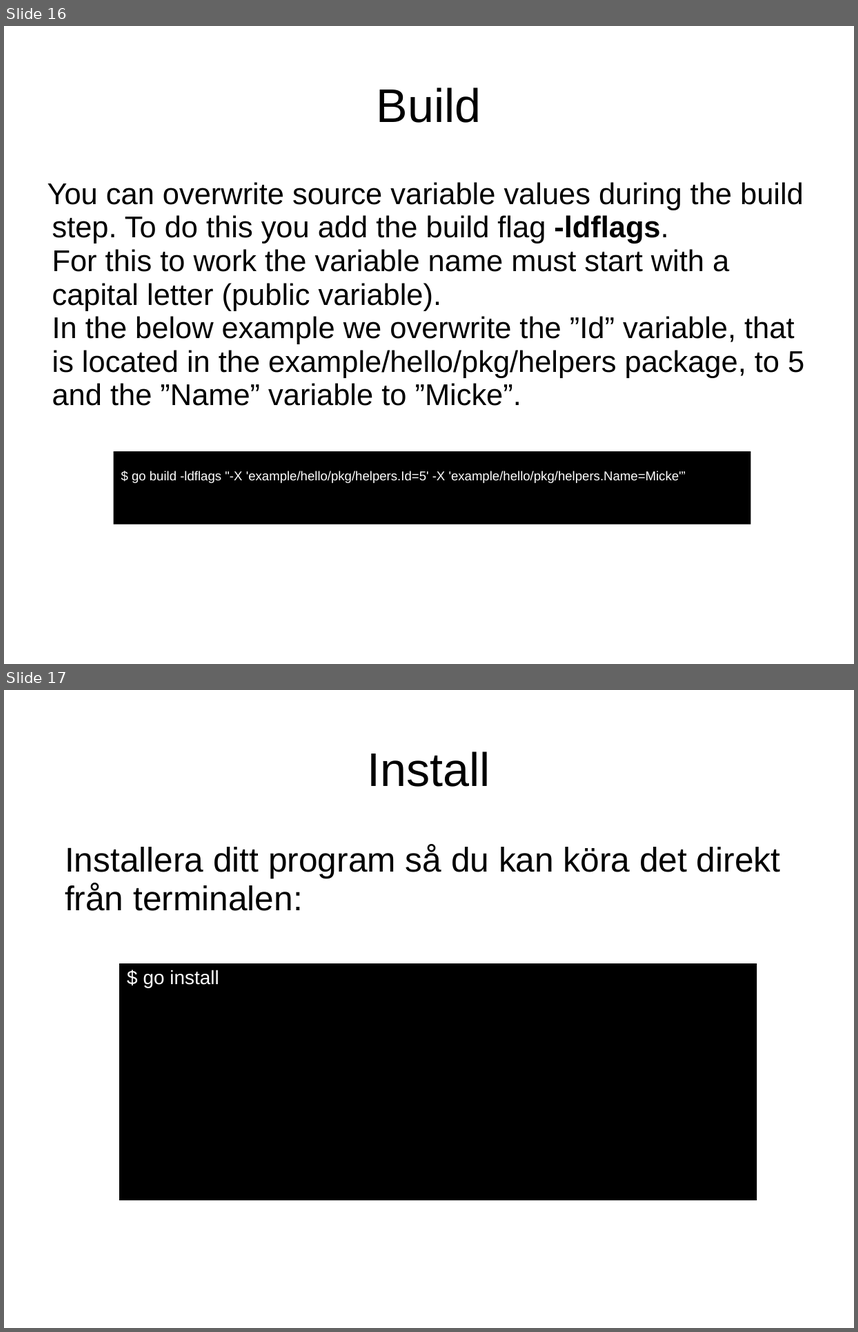
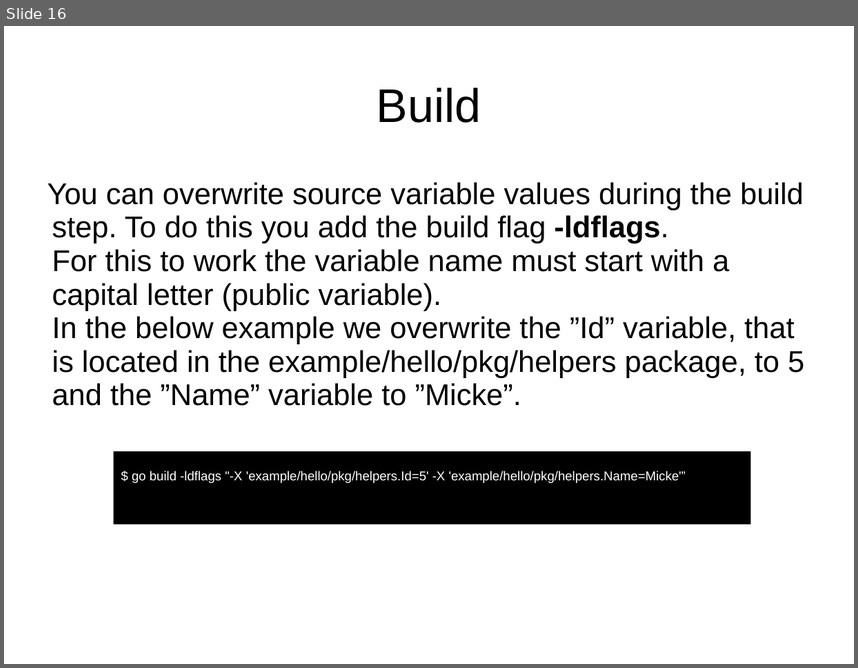
Before and after one commit to smicker/go_course, a slide deck: Golang genomgång.ppt. Shown one above the other, each under a label of ours: slides 16 and 17 before the commit, slide 16 after it. The pictures are 858x1332 and 858x668 pixels, drawn with LibreOffice and Linux fonts; fonts in the diff are those of the drawing; background and template pictures are left out. Boxes give left, top, right and bottom in pixels: in the first picture for what was removed or moved away, otherwise in the second. Text is boxed around its words. In the diff, an @@ line names an element or a change of style, - is before the commit and + after.

```diff
--- a/Golang genomgång.ppt
+++ b/Golang genomgång.ppt
@@ slide 17 removed at <box>4,690,854,1328</box>, background picture (left out) @@
@@ title removed at <box>367,751,490,787</box> @@
-Install
@@ text removed at <box>65,845,780,911</box> @@
-Installera ditt program så du kan köra det direkt från terminalen:
@@ rectangle removed at <box>120,963,757,1200</box> @@
-$ go install
```
Also in this commit, not shown: 8 slides changed, 1 slide added, 1 other file.
